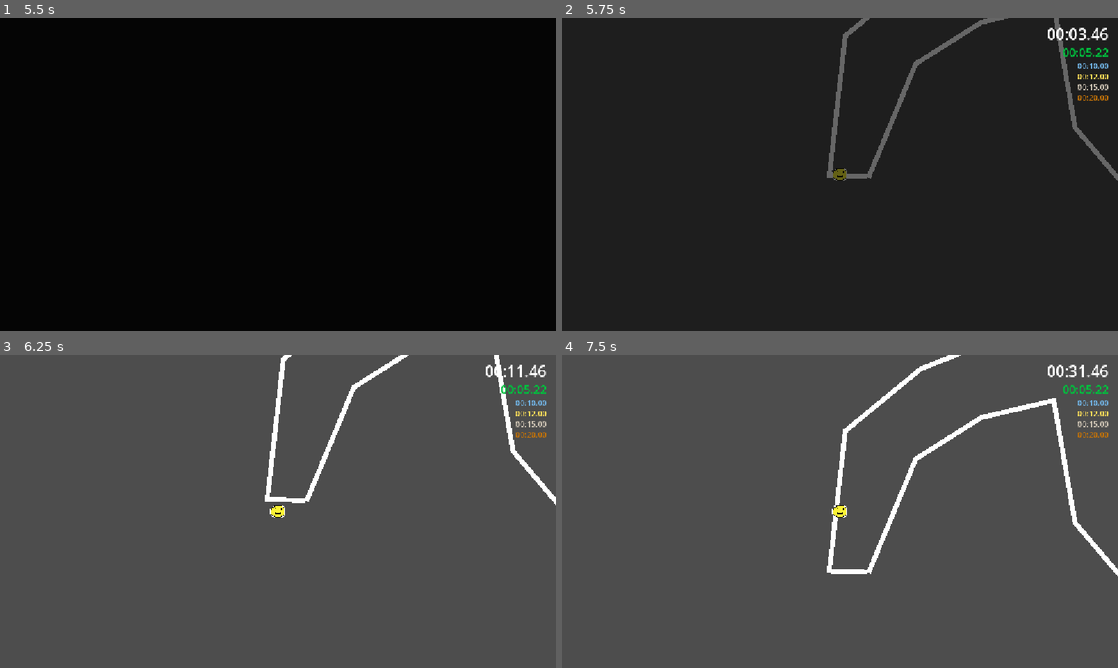
Above: before the commit, frames 1-4 (two rows, left to right).
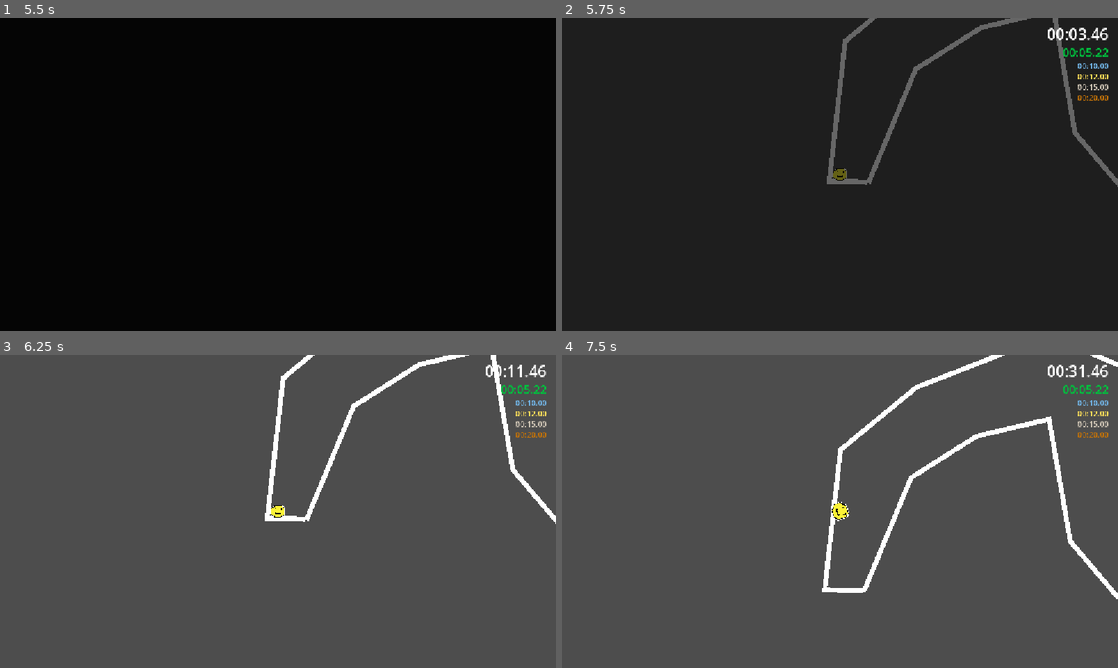
Above: after the commit, the same moments.

Repository: robplaysmusic-bit/dizzy-dash
Game: Godot game, scene res://levels/spin-test.tscn
Same seed, same stepped clock (60 frames per second), same inputs: the game is played once before the commit and once after it.
Inputs (mouse positions are in pixels of both pictures, inside the frame that each line leads up to):
- Up to frame 1 (5.5 s): tap Enter at 0.5, 3.6 s; move the mouse to (400, 158) at 0.52 s; hold D (right) 0.53-1.25 s; tap Space (jump) at 0.6, 0.77, 1.07, 2.3, 3.77, 3.8, 4.07, 5.1 s; click (400, 158) at 0.67 s; drag from (166, 190) to (250, 237) at 1.27 s; move the mouse to (333, 105) at 2.02 s; hold D (right) 2.03-2.75 s; tap Delete at 2.1 s; drag from (250, 237) to (111, 127) at 2.77 s; move the mouse to (444, 221) at 3.52 s; hold A (left) 3.53-4.25 s; drag from (111, 127) to (194, 96) at 4.27 s; move the mouse to (305, 174) at 5.02 s; hold S (down) from 5.03 s (still down); click (305, 174) at 5.17 s
- Up to frame 2 (5.75 s): keep holding S (down)
- Up to frame 3 (6.25 s): release S (down) at 5.75 s; drag from (194, 433) to (166, 527) at 5.77 s
- Up to frame 4 (7.5 s): tap Space (jump) at 6.5, 6.77, 6.8, 7.07 s; move the mouse to (962, 495) at 6.52 s; hold W (up) 6.53-7.25 s; tap Delete at 6.6 s; drag from (728, 527) to (812, 574) at 7.27 s

Frame 1 is identical in both runs. In frame 2, 1.6% of the frame differs, in the area x 47-100%, y 0-54%; in frame 3, 2.6%; in frame 4, 4.0%, in the area x 46-100%, y 0-78%.

Commit message:
Jumps n walls
Added jump animation to player.
Hacked in some walls to level 1 and 2

Diff:
--- a/levels/level-1.tscn
+++ b/levels/level-1.tscn
@@ -23,10 +23,17 @@
 [node name="FinishLine" parent="." unique_id=1421284434 instance=ExtResource("4_i5boj")]
 position = Vector2(990, 187.00003)
 
-[node name="Line2D" type="Line2D" parent="." unique_id=1133183081]
+[node name="Walls" type="StaticBody2D" parent="." unique_id=1515152671]
+
+[node name="Line2D" type="Line2D" parent="Walls" unique_id=1133183081]
 position = Vector2(-6, 578)
 points = PackedVector2Array(83, 69, 4, 67, 37, -223, 194, -352, 468, -459, 630, -391, 643, -143, 728, -71, 870, -186, 883, -378, 891, -571)
 
-[node name="Line2D2" type="Line2D" parent="." unique_id=941638691]
+[node name="CollisionPolygon2D" type="CollisionPolygon2D" parent="Walls" unique_id=108898892]
+position = Vector2(-6, 646)
+build_mode = 1
+polygon = PackedVector2Array(0, -1, 35, -292, 191, -422, 470, -525, 628, -458, 642, -212, 726, -141, 867, -247, 889, -643, 1110, -644, 1107, -219, 1000, -69, 846, 2, 612, 13, 511, -97, 459, -349, 317, -315, 184, -237, 86, 3, 0, 0, 0, 0, 0, 0, 0, 0)
+
+[node name="Line2D2" type="Line2D" parent="Walls" unique_id=941638691]
 position = Vector2(-12, 1156)
 points = PackedVector2Array(91, -507, 189, -743, 325, -829, 475, -864, 519, -611, 617, -496, 855, -511, 1006, -580, 1112, -737, 1113, -958, 1116, -1145)
--- a/levels/level-2.tscn
+++ b/levels/level-2.tscn
@@ -22,14 +22,6 @@
 
 [node name="FinishLine" parent="." unique_id=1421284434 instance=ExtResource("4_focia")]
 position = Vector2(822, 590)
-
-[node name="Line2D" type="Line2D" parent="." unique_id=1133183081]
-position = Vector2(-6, 578)
-points = PackedVector2Array(175, 66, 4, 67, 70, -280, 105, -487, 496, -567, 789, -588, 940, -491, 953, -352, 957.9424, -264.6845, 937, 12)
-
-[node name="Line2D2" type="Line2D" parent="." unique_id=941638691]
-position = Vector2(-12, 1156)
-points = PackedVector2Array(182, -514, 222, -677, 342, -878, 518, -939, 688, -861, 687, -712, 727, -529)
 
 [node name="Panel" type="Panel" parent="." unique_id=1059654274]
 offset_left = 65.0
@@ -56,3 +48,18 @@
 offset_right = 40.0
 offset_bottom = 23.0
 text = "pit"
+
+[node name="Walls" type="StaticBody2D" parent="." unique_id=1398681258]
+
+[node name="CollisionPolygon2D" type="CollisionPolygon2D" parent="Walls" unique_id=2057672155]
+position = Vector2(-13, 646)
+build_mode = 1
+polygon = PackedVector2Array(0, -1, 109, -555, 501, -636, 794, -654, 943, -558, 963, -336, 943, -25, 730, -15, 686, -196, 689, -348, 510, -423, 344, -371, 222, -163, 181, 0, 6, -1, 0, 0, 0, 0, 0, 0)
+
+[node name="Line2D" type="Line2D" parent="Walls" unique_id=1133183081]
+position = Vector2(-6, 578)
+points = PackedVector2Array(175, 66, 4, 67, 70, -280, 105, -487, 496, -567, 789, -588, 940, -491, 953, -352, 957.9424, -264.6845, 934, 26)
+
+[node name="Line2D2" type="Line2D" parent="Walls" unique_id=941638691]
+position = Vector2(-12, 1156)
+points = PackedVector2Array(182, -514, 222, -677, 342, -878, 518, -939, 688, -861, 687, -712, 726, -553)
--- a/player/player.gd
+++ b/player/player.gd
@@ -7,7 +7,11 @@
 # not convinced this should actually be a thing
 const MAX_RUN_SPEED : float = 400.0
 const RUN_ACCEL : float = 500.0
+const JUMP_TIME : float = 0.5
 
+
+@onready var jump_timer: Timer = $JumpTimer
+@onready var sprite: AnimatedSprite2D = $AnimatedSprite2D
 
 func _integrate_forces(state: PhysicsDirectBodyState2D) -> void:
 	var velocity := state.get_linear_velocity()
@@ -16,6 +20,9 @@
 	# read player inputs and apply dizziness
 	var raw_input = Input.get_vector("left", "right", "up", "down")
 	var dizzy_input = DizzyManager.apply_dizziness(raw_input)
+
+	if Input.is_action_just_pressed("jump") and jump_timer.is_stopped():
+		_handle_jump()
 
 	# left / right movement
 	if dizzy_input.x < 0:
@@ -52,3 +59,12 @@
 
 
 	state.set_linear_velocity(velocity)
+
+func _handle_jump() -> void:
+	var jump_tween : Tween = get_tree().create_tween()
+	jump_tween.tween_property(sprite, "scale", Vector2(1.5, 1.5), JUMP_TIME/2)
+	await jump_tween.finished
+	var fall_tween : Tween = get_tree().create_tween()
+	fall_tween.tween_property(sprite, "scale", Vector2(1.0, 1.0), JUMP_TIME/2)
+
+	#TODO: send some signal, or change some property that let's us pass over pits and low walls
--- a/player/player.tscn
+++ b/player/player.tscn
@@ -32,3 +32,7 @@
 [node name="CollisionShape2D" type="CollisionShape2D" parent="." unique_id=1477498328]
 position = Vector2(-1, 0)
 shape = SubResource("CircleShape2D_853w4")
+
+[node name="JumpTimer" type="Timer" parent="." unique_id=1762756409]
+wait_time = 0.2
+one_shot = true
Not shown, changed: kanban_tasks_data.kanban
